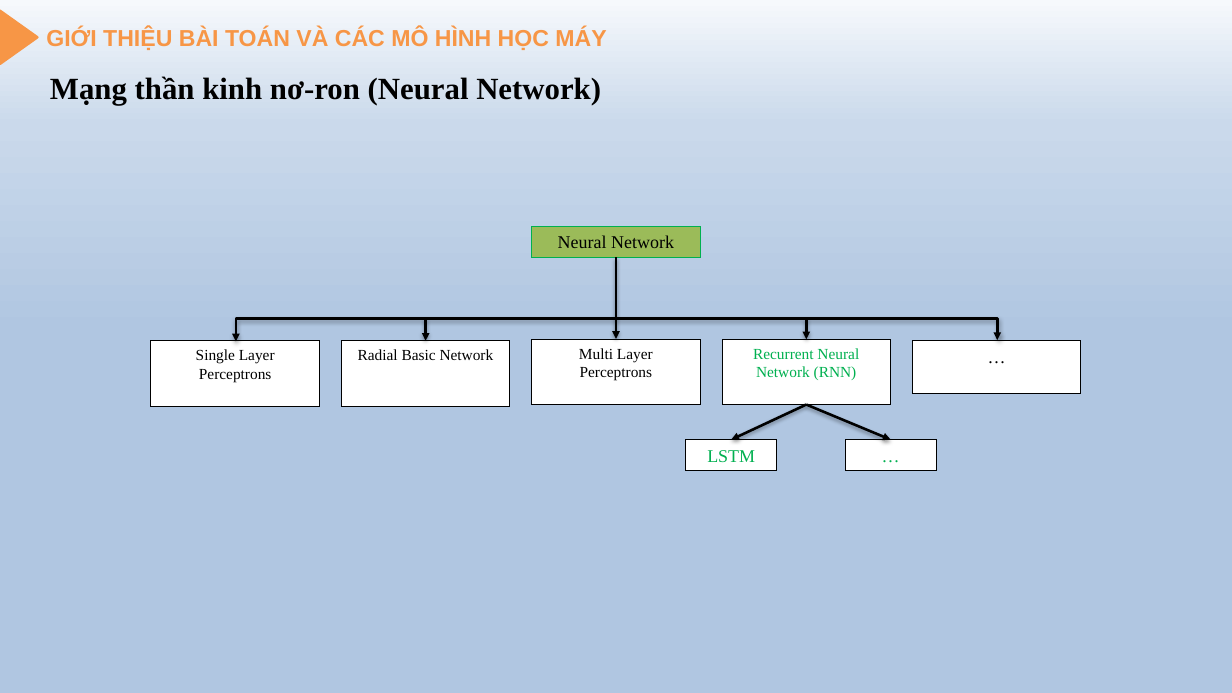
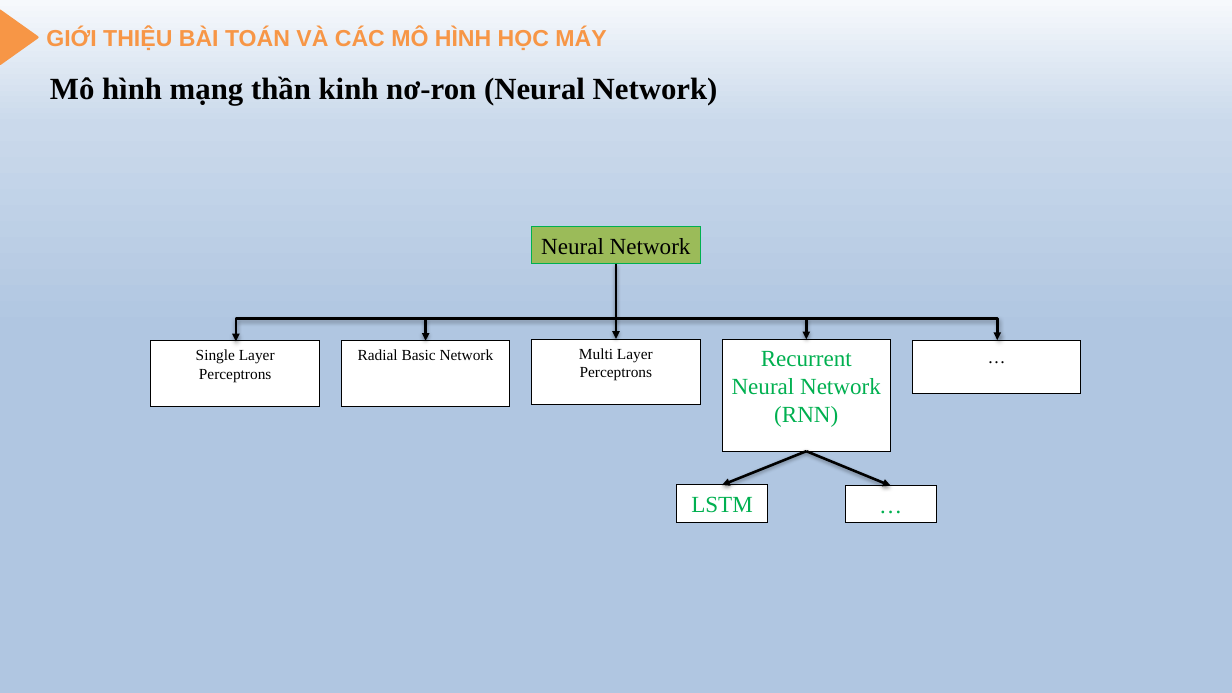
Before and after one commit to tintran2211-dev/Scientific-research, a slide deck: slide 8 of 60PM2_1851171644_TranCongTin/Code_60PM2_1871171644_TranCongTin/Slide.pptx. Drawn at 1232x693 pixels with LibreOffice and Linux fonts; fonts in the diff are those of the drawing; background and template pictures are left out. Boxes give left, top, right and bottom in pixels: in the first picture for what was removed or moved away, otherwise in the second. Text is boxed around its words. In the diff, an @@ line names an element or a change of style, - is before the commit and + after.

```diff
--- a/60PM2_1851171644_TranCongTin/Code_60PM2_1871171644_TranCongTin/Slide.pptx
+++ b/60PM2_1851171644_TranCongTin/Code_60PM2_1871171644_TranCongTin/Slide.pptx
@@ text at [50, 76, 718, 105]: text changed @@
-Mạng thần kinh nơ-ron (Neural Network)
+Mô hình mạng thần kinh nơ-ron (Neural Network)
@@ rectangle "Neural Network": place and size @@
-rectangle "Neural Network" at [531, 226, 700, 258]
+rectangle "Neural Network" at [531, 226, 700, 263]
@@ arrow moved from (616, 258) - (616, 339) to (616, 263) - (616, 339) @@
@@ rectangle "Recurrent Neural Network (RNN)": place and size @@
-rectangle "Recurrent Neural Network (RNN)" at [722, 339, 890, 405]
+rectangle "Recurrent Neural Network (RNN)" at [722, 339, 890, 451]
@@ rectangle "Recurrent Neural Network (RNN)" at [722, 339, 890, 451]: size 12 to 18 pt @@
@@ arrow moved from (807, 405) - (731, 440) to (807, 451) - (722, 485) @@
@@ arrow moved from (807, 405) - (891, 440) to (807, 451) - (891, 486) @@
@@ rectangle "LSTM": place and size @@
-rectangle "LSTM" at [686, 440, 777, 471]
+rectangle "LSTM" at [677, 485, 768, 522]
@@ size 14 to 18 pt in 3 elements at [531, 226, 700, 263], [677, 485, 768, 522], [846, 486, 937, 523] @@
@@ rectangle "…": place and size @@
-rectangle "…" at [846, 440, 937, 471]
+rectangle "…" at [846, 486, 937, 523]
```
Also in this commit, not shown: 19 other slides changed, 1 slide removed, 3 other files.
